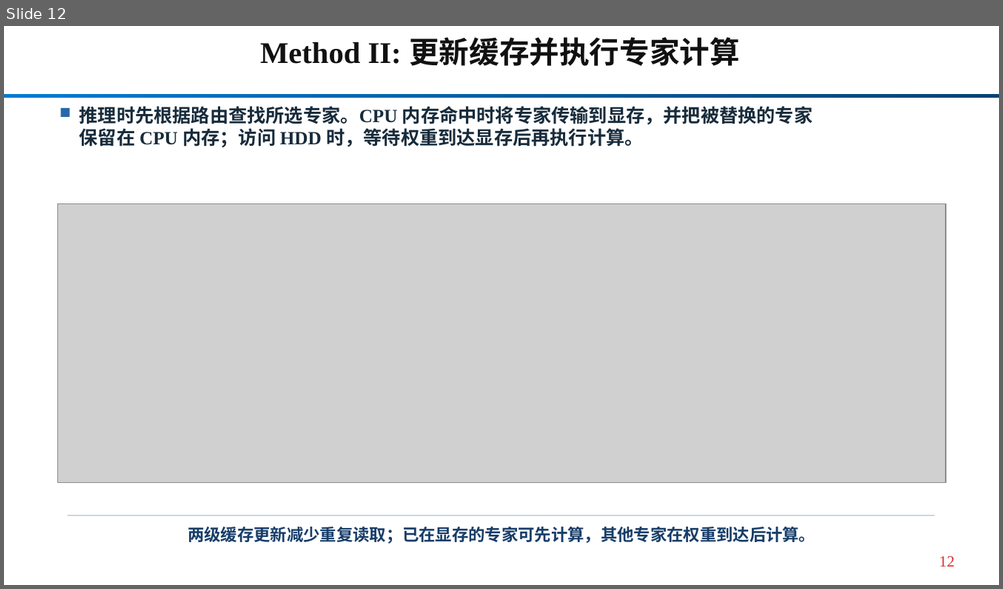
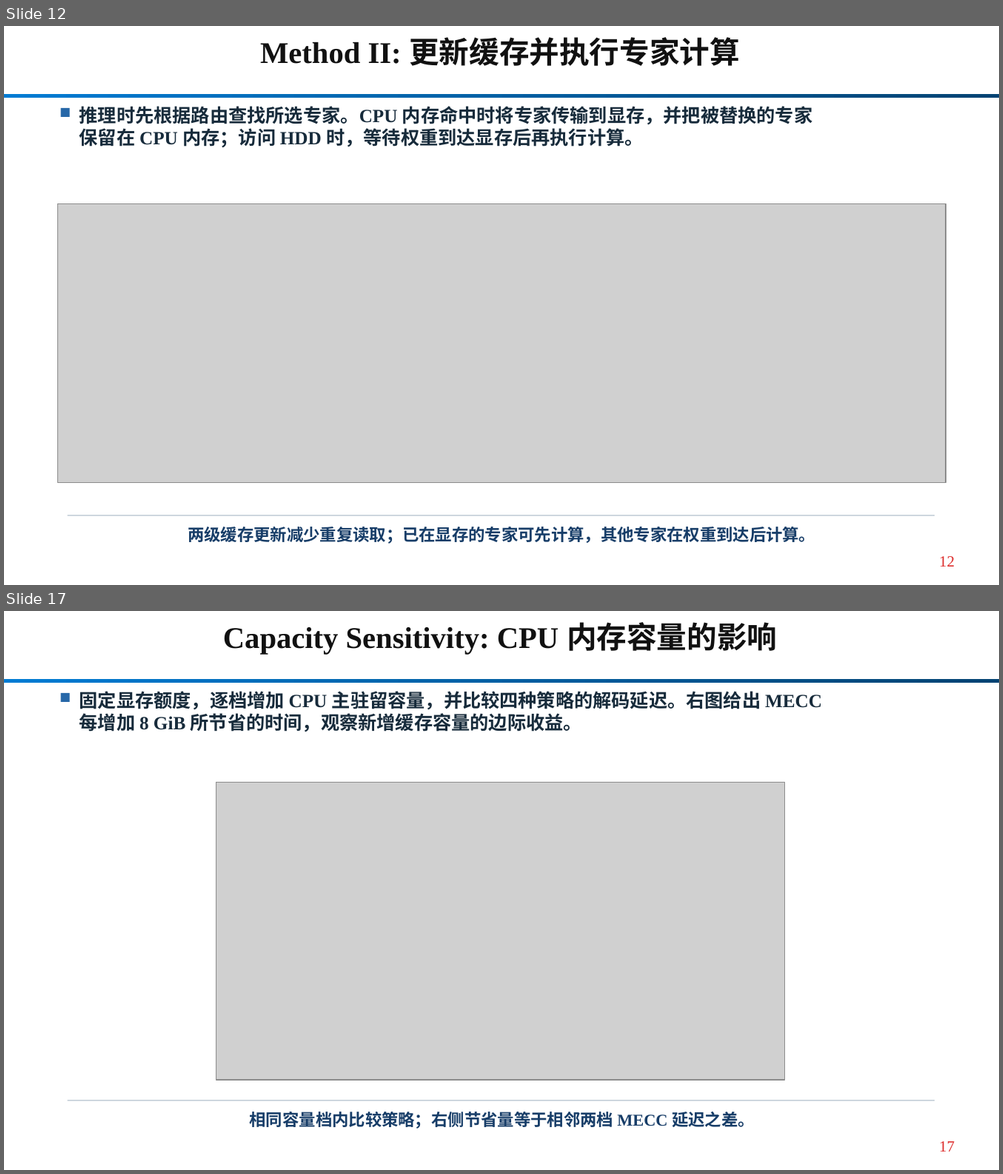
Before and after one commit to Kirihara-Yun/mecc_package, a slide deck: mecc_package/paper/current/MECC_HPCA_current.pptx. Shown one above the other, each under a label of ours: slide 12 before the commit, slides 12 and 17 after it; the slides between them are not shown. The pictures are 1003x589 and 1003x1174 pixels, drawn with LibreOffice and Linux fonts; fonts in the diff are those of the drawing; grey boxes stand for pictures. Boxes give left, top, right and bottom in pixels: in the first picture for what was removed or moved away, otherwise in the second. Text is boxed around its words. In the diff, an @@ line names an element or a change of style, - is before the commit and + after.

Commit message:
slides: synchronize group meeting figures with R27 and audit disclosures

```diff
--- a/mecc_package/paper/current/MECC_HPCA_current.pptx
+++ b/mecc_package/paper/current/MECC_HPCA_current.pptx
@@ slide 17 added at (4, 611, 999, 1170), background #FFFFFF; not listed: 1 template element that a slide beside it also shows @@
@@ text added at (223, 622, 777, 655), 29 pt, text #111111, bold @@
+Capacity Sensitivity: CPU 内存容量的影响
@@ rectangle added at (61, 693, 70, 702), fill #2768A8 @@
@@ text added at (79, 691, 822, 732), 18 pt, text #172B3B, bold @@
+固定显存额度，逐档增加 CPU 主驻留容量，并比较四种策略的解码延迟。右图给出 MECC
+每增加 8 GiB 所节省的时间，观察新增缓存容量的边际收益。
@@ picture added at (216, 783, 785, 1080) @@
@@ rectangle added at (68, 1100, 934, 1101), fill #C4CFD8 @@
@@ text added at (250, 1112, 754, 1129), 16 pt, text #173D68, bold @@
+相同容量档内比较策略；右侧节省量等于相邻两档 MECC 延迟之差。
@@ text added at (939, 1142, 954, 1152), 15 pt, text #DD2A29 @@
+17
```
Also in this commit, not shown: 4 slides changed, 6 other slides added, 2 slides removed, 41 other files.
